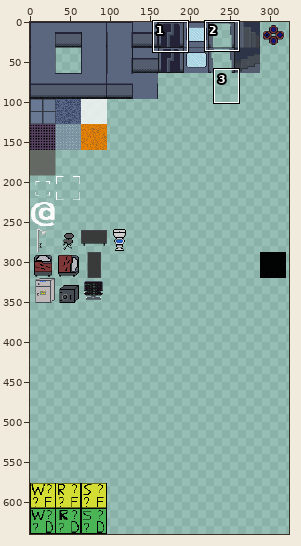
Two versions of one sprite sheet, NamelessRogue/Content/Sprites/tileset2.png. The first picture is a wide view before the edit; the outline marks the close-up.
Close-up. First the earlier version:
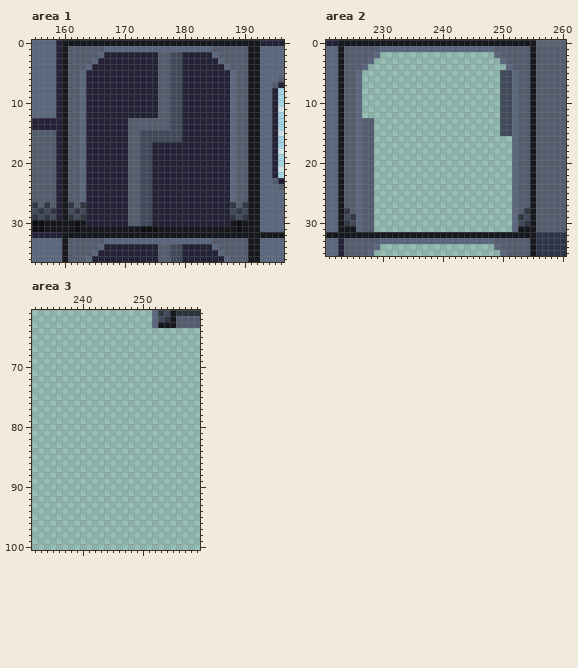
The file is 640x640 pixels. Pixels under 10% opacity are left out. Colours within 5 levels of each other are drawn and written as one. Shown: area 1: x 155..196, y 0..36; area 2: x 221..260, y 0..35; area 3: x 232..259, y 61..100. The wide view leaves out empty margins.
After the commit:
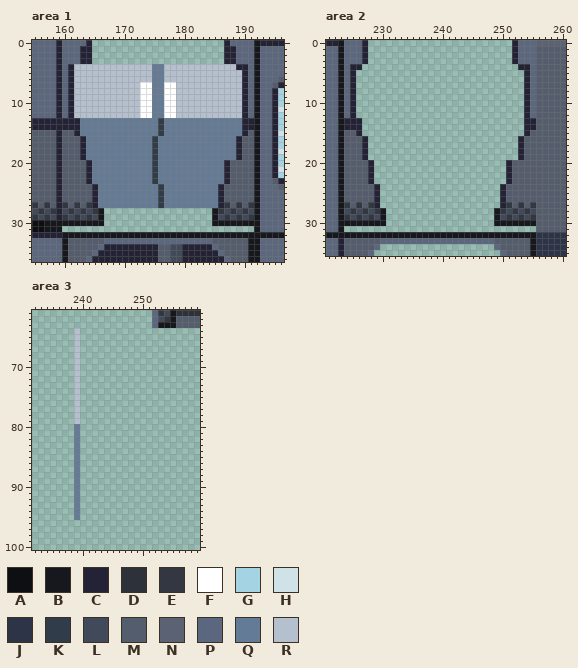
Palette (. is transparent): A #0e0f12  B #16181d  C #232236  D #2d3139  E #323742  F #ffffff  G #a4d4e4  H #cee2e8  J #2d3448  K #313c4a  L #414a5b  M #545d6e  N #5a6273  P #5a677e  Q #647b97  R #b5c0ce
The author wrote: new door, messing around with graphics;
Edits made:
--- area 1
@@ x 155..196 @@
- 0 PPPPCBBBBBBBBBBBBBBBBBBBBBBBBBBBBBBBBBCCCC
- 1 PPPPCBMMMMMMPPPPPPPPPPPPPPPPPPMMMMMMBBPPPP
- 2 PPPPCBMMMMMPCCCCCCCCCMMLLCCCCCPMMMMMBBPPPP
- 3 PPPPCBMMMMPCCCCCCCCCCMMLLCCCCCCPMMMMBBPPPP
- 4 PPPPCBMMMPCCCCCCCCCCCMMLLCCCCCCCPMMMBBPPPP
- 5 PPPPCBMMPCCCCCCCCCCCCMMLLCCCCCCCCPMMBBPPPP
- 6 PPPPCBMMPCCCCCCCCCCCCMMLLCCCCCCCCPMMBBPPPM
- 7 PPPPCBMMPCCCCCCCCCCCCMMLLCCCCCCCCPMMBBPPMC
- 8 PPPPCBMMPCCCCCCCCCCCCMMLLCCCCCCCCPMMBBPPCG
- 9 PPPPCBMMPCCCCCCCCCCCCMMLLCCCCCCCCPMMBBPPCG
-10 PPPPCBMMPCCCCCCCCCCCCMMLLCCCCCCCCPMMBBPPCG
-11 PPPPCBMMPCCCCCCCCCCCCMMLLCCCCCCCCPMMBBPPCH
-12 PPPPCBMMPCCCCCCCCCCCCMMLLCCCCCCCCPMMBBPPCG
-13 CCCCCBMMPCCCCCCCMMMMMMMLLCCCCCCCCPMMBBPPCG
-14 CCCCCBMMPCCCCCCCMMMMMMMLLCCCCCCCCPMMBBPPCG
-15 MMMMCBMMPCCCCCCCMMLLLLLLLCCCCCCCCPMMBBPPCH
-16 MMMMCBMMPCCCCCCCMMLLLLLLLCCCCCCCCPMMBBPPCG
-17 MMMMCBMMPCCCCCCCMMLLCCCCCCCCCCCCCPMMBBPPCG
-18 MMMMCBMMPCCCCCCCMMLLCCCCCCCCCCCCCPMMBBPPCH
-19 MMMMCBMMPCCCCCCCMMLLCCCCCCCCCCCCCPMMBBPPCG
-20 MMMMCBMMPCCCCCCCMMLLCCCCCCCCCCCCCPMMBBPPCG
-21 MMMMCBMMPCCCCCCCMMLLCCCCCCCCCCCCCPMMBBPPCH
-22 MMMMCBMMPCCCCCCCMMLLCCCCCCCCCCCCCPMMBBPPCG
-23 MMMMCBMMPCCCCCCCMMLLCCCCCCCCCCCCCPMMBBPPMC
-24 MMMMCBMMPCCCCCCCMMLLCCCCCCCCCCCCCPMMBBPPPM
-25 MMMMCBMMPCCCCCCCMMLLCCCCCCCCCCCCCPMMBBPPPP
-26 MMMMCBMMPCCCCCCCMMLLCCCCCCCCCCCCCPMMBBPPPP
-27 EMEMCBEMECCCCCCCMMLLCCCCCCCCCCCCCEMEBBPPPP
-28 LELECBLELCCCCCCCMMLLCCCCCCCCCCCCCLELBBPPPP
-29 ELELCBELECCCCCCCMMLLCCCCCCCCCCCCCELEBBPPPP
-30 AABBBBBABCCCCCCCMMLLCCCCCCCCCCCCCBABBBPPPP
-31 AABBBBBABBBBBBBBBBAAABBBBBBBBBBBBBABBBPPPP
+ 0 PPPPCPPPPC......................CPPPPBCCCC
+ 1 PPPPCPPPCC......................CCPPPBPPPP
+ 2 PPPPCPPPCC......................CCPPPBPPPP
+ 3 PPPPCPPPCC......................CCPPPBPPPP
+ 4 PPPPCPCRRRRRRRRRRRRRQQRRRRRRRRRRRRCCPBPPPP
+ 5 PPPPCPCRRRRRRRRRRRRRQQRRRRRRRRRRRRRCPBPPPP
+ 6 PPPPCPCRRRRRRRRRRRRRQQRRRRRRRRRRRRRCPBPPPM
+ 7 PPPPCPCRRRRRRRRRRRFFQQFFRRRRRRRRRRRCPBPPMC
+ 8 PPPPCPCRRRRRRRRRRRFFQQFFRRRRRRRRRRRCPBPPCG
+ 9 PPPPCPCRRRRRRRRRRRFFQQFFRRRRRRRRRRRCPBPPCG
+10 PPPPCPCRRRRRRRRRRRFFQQFFRRRRRRRRRRRCPBPPCG
+11 PPPPCPCRRRRRRRRRRRFFQQFFRRRRRRRRRRRCPBPPCH
+12 PPPPCPCRRRRRRRRRRRFFQQFFRRRRRRRRRRRCPBPPCG
+13 CCCCCCCCQQQQQQQQQQQQQKQQQQQQQQQQQQQCCBPPCG
+14 CCCCCCCCQQQQQQQQQQQQQKQQQQQQQQQQQQQCCBPPCG
+15 MMMMCMMCQQQQQQQQQQQQQKQQQQQQQQQQQQQCMBPPCH
+16 MMMMCMMMCQQQQQQQQQQQKQQQQQQQQQQQQQCMMBPPCG
+17 MMMMCMMMCQQQQQQQQQQQKQQQQQQQQQQQQQCMMBPPCG
+18 MMMMCMMMCQQQQQQQQQQQKQQQQQQQQQQQQQCMMBPPCH
+19 MMMMCMMMCQQQQQQQQQQQKQQQQQQQQQQQQQCMMBPPCG
+20 MMMMCMMMMCQQQQQQQQQQKQQQQQQQQQQQCMMMMBPPCG
+21 MMMMCMMMMCQQQQQQQQQQKQQQQQQQQQQQCMMMMBPPCH
+22 MMMMCMMMMCQQQQQQQQQQKQQQQQQQQQQQCMMMMBPPCG
+23 MMMMCMMMMCQQQQQQQQQQKQQQQQQQQQQQCMMMMBPPMC
+24 MMMMCMMMMMCQQQQQQQQQQKQQQQQQQQQCMMMMMBPPPM
+25 MMMMCMMMMMCQQQQQQQQQQKQQQQQQQQQCMMMMMBPPPP
+26 MMMMCMMMMMCQQQQQQQQQQKQQQQQQQQQCMMMMMBPPPP
+27 EMEMCEMEMECQQQQQQQQQQKQQQQQQQQQCEMEMEBPPPP
+28 LELECLELELEB..................BELELELBPPPP
+29 ELELCELELELB..................BLELELEBPPPP
+30 AABBBBBBBBBB..................BBBBBBBBPPPP
+31 AABBB................................BPPPP
 32 CCCCCBBBBBBBBBBBBBBBBBBBBBBBBBBBBBBBBBBBBB
--- area 2
@@ x 221..260 @@
- 0 CCBBBBBBBBBBBBBBBBBBBBBBBBBBBBBBBBBNNNNN
- 1 PPBMMMMMMPPPPPPPPPPPPPPPPPPPMMMMMMBMMMMM
- 2 PPBMMMMMP...................PMMMMMBMMMMM
- 3 PPBMMMMP.....................PMMMMBMMMMM
- 4 PPBMMMP.......................PMMMBMMMMM
- 5 PPBMMP.......................LLPMMBMMMMM
- 6 PPBMMP.......................LLPMMBMMMMM
- 7 PPBMMP.......................LLPMMBMMMMM
- 8 PPBMMP.......................LLPMMBMMMMM
- 9 PPBMMP.......................LLPMMBMMMMM
-10 PPBMMP.......................LLPMMBMMMMM
-11 PPBMMP.......................LLPMMBMMMMM
-12 PPBMMP.......................LLPMMBMMMMM
-13 PPBMMPMM.....................LLPMMBMMMMM
-14 PPBMMPMM.....................LLPMMBMMMMM
-15 PPBMMPMM.....................LLPMMBMMMMM
-16 PPBMMPMM.......................PMMBMMMMM
-17 PPBMMPMM.......................PMMBMMMMM
-18 PPBMMPMM.......................PMMBMMMMM
-19 PPBMMPMM.......................PMMBMMMMM
-20 PPBMMPMM.......................PMMBMMMMM
-21 PPBMMPMM.......................PMMBMMMMM
-22 PPBMMPMM.......................PMMBMMMMM
-23 PPBMMPMM.......................PMMBMMMMM
-24 PPBMMPMM.......................PMMBMMMMM
-25 PPBMMPMM.......................PMMBMMMMM
-26 PPBMMPMM.......................PMMBMMMMM
-27 PPBMMPMM.......................PMMBMMMMM
-28 PPBEMPMM.......................PMEBMMMMM
-29 PPBLEPMM.......................PELBMMMMM
-30 PPBELPMM.......................PLEBMMMMM
-31 PPBBBPMM.......................PBBBMMMMM
+ 0 CCBPPPC........................CPPPNNNNN
+ 1 PPBPPPC........................CPPPMMMMM
+ 2 PPBPPPC........................CPPPMMMMM
+ 3 PPBPPPC........................CPPPMMMMM
+ 4 PPBPCC..........................CCPMMMMM
+ 5 PPBPC............................CPMMMMM
+ 6 PPBPC............................CPMMMMM
+ 7 PPBPC............................CPMMMMM
+ 8 PPBPC............................CPMMMMM
+ 9 PPBPC............................CPMMMMM
+10 PPBPC............................CPMMMMM
+11 PPBPC............................CPMMMMM
+12 PPBPC............................CPMMMMM
+13 PPBCCC...........................CCMMMMM
+14 PPBCCC...........................CCMMMMM
+15 PPBMMC...........................CMMMMMM
+16 PPBMMMC.........................CMMMMMMM
+17 PPBMMMC.........................CMMMMMMM
+18 PPBMMMC.........................CMMMMMMM
+19 PPBMMMC.........................CMMMMMMM
+20 PPBMMMMC......................CMMMMMMMMM
+21 PPBMMMMC......................CMMMMMMMMM
+22 PPBMMMMC......................CMMMMMMMMM
+23 PPBMMMMC......................CMMMMMMMMM
+24 PPBMMMMMC....................CMMMMMMMMMM
+25 PPBMMMMMC....................CMMMMMMMMMM
+26 PPBMMMMMC....................CMMMMMMMMMM
+27 PPBEMEMEC....................CEMEMEMMMMM
+28 PPBLELELEB..................BELELELMMMMM
+29 PPBELELELB..................BLELELEMMMMM
+30 PPBBBBBBBB..................BBBBBBBMMMMM
+31 PPB................................MMMMM
 32 BBBBBBBBBBBBBBBBBBBBBBBBBBBBBBBBBBBJJJJJ
--- area 3
@@ x 237..241 @@
  63 .....
- 64 .....
- 65 .....
- 66 .....
- 67 .....
- 68 .....
- 69 .....
- 70 .....
- 71 .....
- 72 .....
- 73 .....
- 74 .....
- 75 .....
- 76 .....
- 77 .....
- 78 .....
- 79 .....
- 80 .....
- 81 .....
- 82 .....
- 83 .....
- 84 .....
- 85 .....
- 86 .....
- 87 .....
- 88 .....
- 89 .....
- 90 .....
- 91 .....
- 92 .....
- 93 .....
- 94 .....
- 95 .....
+ 64 ..R..
+ 65 ..R..
+ 66 ..R..
+ 67 ..R..
+ 68 ..R..
+ 69 ..R..
+ 70 ..R..
+ 71 ..R..
+ 72 ..R..
+ 73 ..R..
+ 74 ..R..
+ 75 ..R..
+ 76 ..R..
+ 77 ..R..
+ 78 ..R..
+ 79 ..R..
+ 80 ..Q..
+ 81 ..Q..
+ 82 ..Q..
+ 83 ..Q..
+ 84 ..Q..
+ 85 ..Q..
+ 86 ..Q..
+ 87 ..Q..
+ 88 ..Q..
+ 89 ..Q..
+ 90 ..Q..
+ 91 ..Q..
+ 92 ..Q..
+ 93 ..Q..
+ 94 ..Q..
+ 95 ..Q..
  96 .....
Where, in picture pixels (left, top, right, bottom), the same in both close-ups:
changed: (62, 40, 254, 232)
changed: (344, 40, 536, 232)
added: (74, 328, 80, 520)
